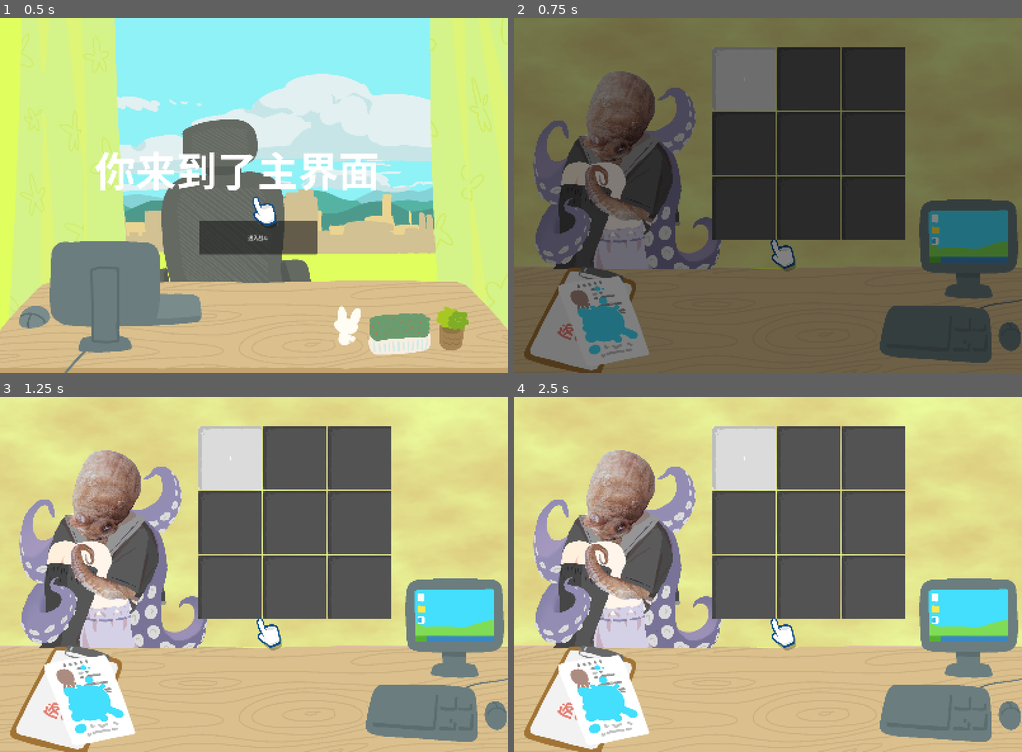
Above: before the commit, frames 1-4 (two rows, left to right).
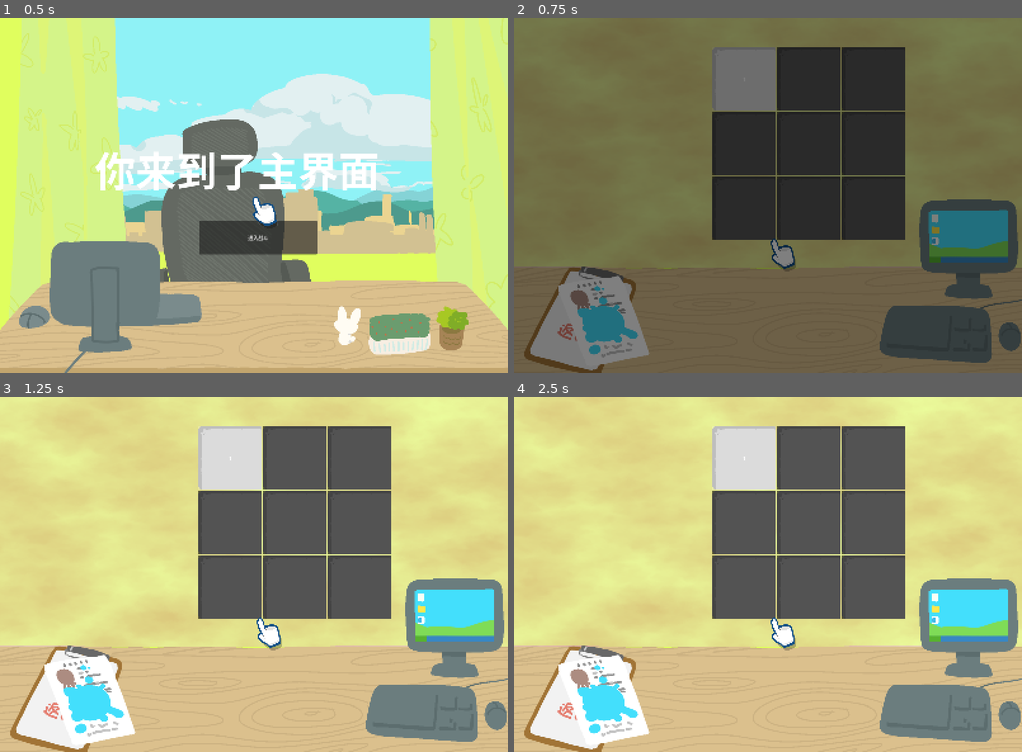
Above: after the commit, the same moments.

Repository: nOstalgia-April/CardGameDemo
Game: Godot game, scene res://main.tscn
The game is run twice, just before and just after one commit, with the same random seed, the same clock (stepped at 60 frames per second) and the same inputs. The engine's default icon, where the game draws it, is replaced by a stand-in: a white triangle on a blue panel in a dark square.
Inputs (mouse positions are in pixels of both pictures, inside the frame that each line leads up to):
- Up to frame 1 (0.5 s): no input
- Up to frame 2 (0.75 s): click "进入战斗" at 0.5 s
- Up to frame 3 (1.25 s): no input
- Up to frame 4 (2.5 s): click (595, 712) at 1.25 s; click "进入战斗" at 2 s

Frame 1 is identical in both runs. In frame 2, 13% of the frame differs, in the area x 3-41%, y 15-71%; in frame 3, 13%; in frame 4, 13%.

Commit message:
实现章鱼滑动入屏

Diff:
--- a/scripts/level_select.gd
+++ b/scripts/level_select.gd
@@ -11,18 +11,29 @@
 @onready var hud: Control = get_node_or_null("Root/HUD") as Control
 @onready var turn_end_button: Control = get_node_or_null("Root/HUD/TurnEndButton") as Control
 @onready var message_label: Label = %MessageLabel
+@onready var portrait: Sprite2D = get_node_or_null("Portrait") as Sprite2D
 
 var turn_end_button_ui: TextureButton = null
 
 var _selected_cell: Cell = null
 var _selected_level_index: int = 0
 var _message_timer: Timer = null
+
+# Boss立绘相关变量
+var start_x: float = -350.0
+var end_x: float = 323.0
+var boss_textures: Dictionary = {
+	1: "res://art/characters/octopus_boss.png"
+}
 
 func _ready() -> void:
 	_lock_battle_logic()
 	_setup_message_label()
 	_init_cells()
 	SoundManager.play_bgm(BGM)
+	# 初始化Boss立绘位置（隐藏）
+	if portrait != null:
+		portrait.position.x = start_x
 
 func _lock_battle_logic() -> void:
 	if hand_view != null:
@@ -125,6 +136,8 @@
 	SoundManager.play_sfx("UnitMove")
 	if turn_end_button_ui != null:
 		turn_end_button_ui.visible = true
+	# 显示Boss立绘
+	show_boss(level_index)
 
 func _clear_selection() -> void:
 	if _selected_cell != null and is_instance_valid(_selected_cell):
@@ -173,3 +186,32 @@
 	tween.tween_callback(func() -> void:
 		message_label.visible = false
 	)
+
+# 显示Boss立绘函数
+func show_boss(level_index: int) -> void:
+	if portrait == null:
+		return
+	# 检查字典中是否有该关卡的Boss图片
+	if not boss_textures.has(level_index):
+		# 没有图片则隐藏
+		portrait.position.x = start_x
+		return
+	# 加载并设置Boss图片
+	var texture_path: String = boss_textures[level_index]
+	var boss_texture = load(texture_path)
+	if boss_texture != null:
+		portrait.texture = boss_texture
+	# 杀死正在运行的tween
+	if portrait.has_meta("tween"):
+		var old_tween: Tween = portrait.get_meta("tween")
+		if is_instance_valid(old_tween):
+			old_tween.kill()
+	# 重置位置到起点
+	portrait.position.x = start_x
+	# 创建滑入动画
+	var tween := create_tween()
+	tween.set_trans(Tween.TRANS_CUBIC)
+	tween.set_ease(Tween.EASE_OUT)
+	tween.tween_property(portrait, "position:x", end_x, 0.5)
+	# 保存tween引用以便后续杀死
+	portrait.set_meta("tween", tween)
